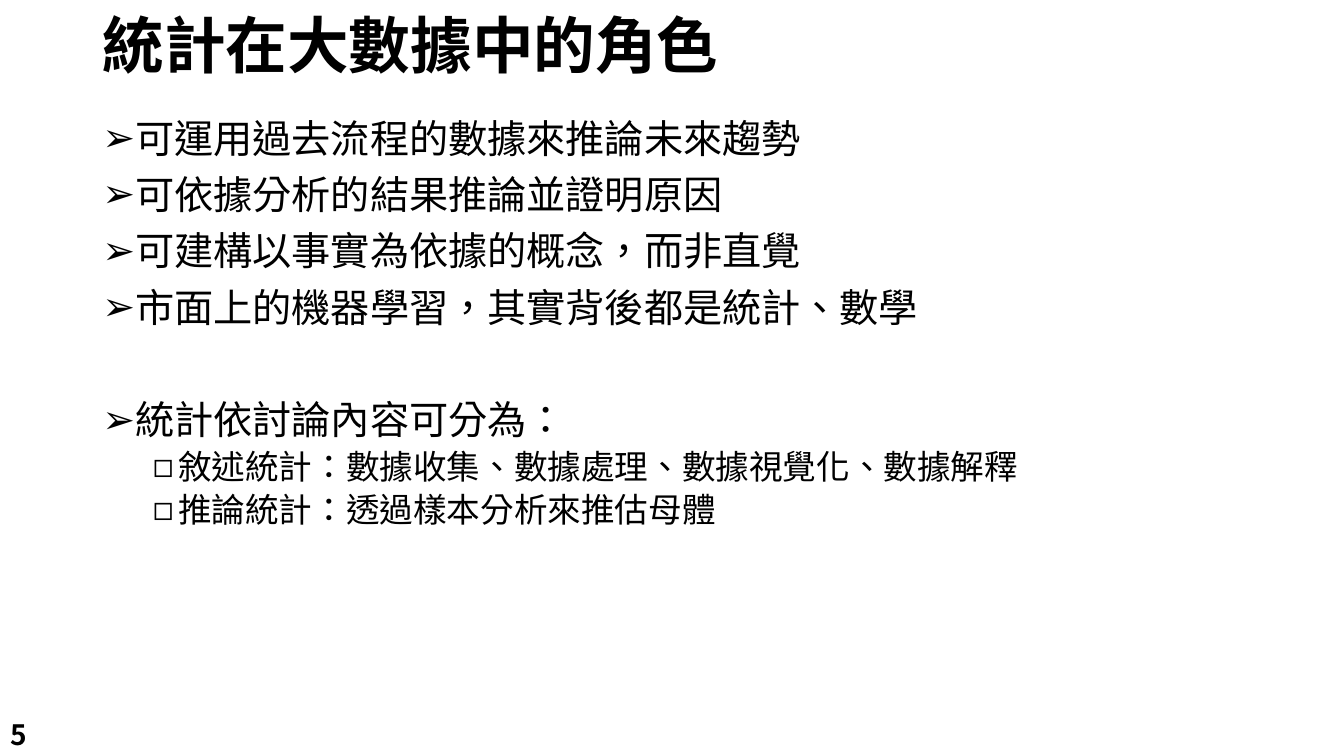
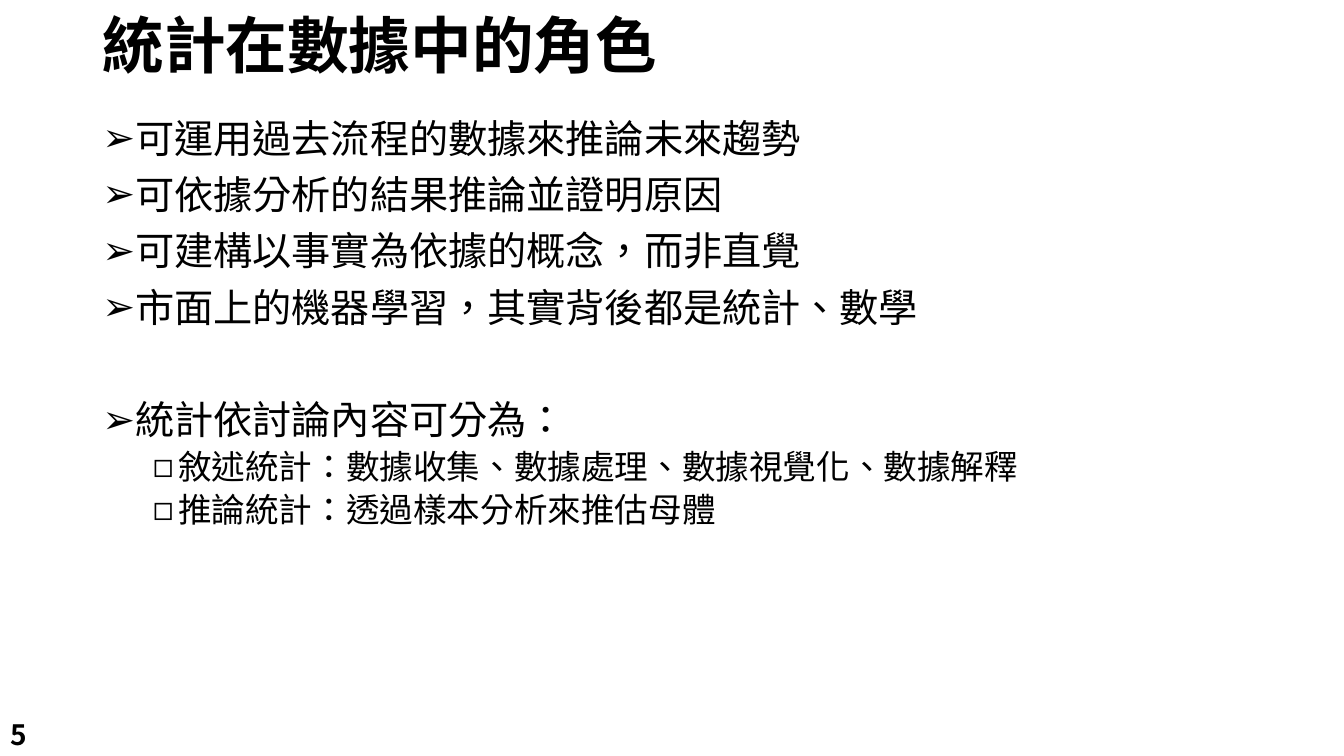
Before and after one commit to LeBronWilly/Basic_R_Language, a slide deck: slide 5 of R_Presentation.pptx. Drawn at 1344x756 pixels with LibreOffice and Linux fonts; fonts in the diff are those of the drawing; background and template pictures are left out. Boxes give left, top, right and bottom in pixels: in the first picture for what was removed or moved away, otherwise in the second. Text is boxed around its words. In the diff, an @@ line names an element or a change of style, - is before the commit and + after.

```diff
--- a/R_Presentation.pptx
+++ b/R_Presentation.pptx
@@ title at (102, 15, 656, 74): text changed @@
-統計在大數據中的角色
+統計在數據中的角色
```
Also in this commit, not shown: 17 other slides changed, 2 other files.
